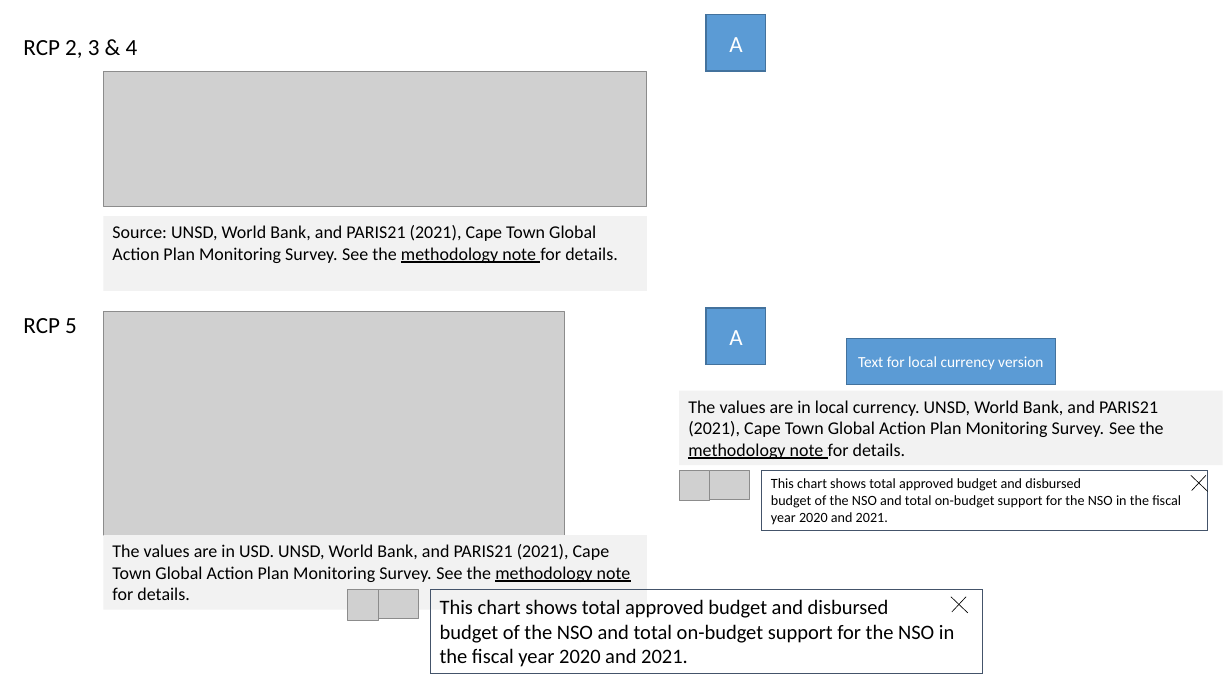
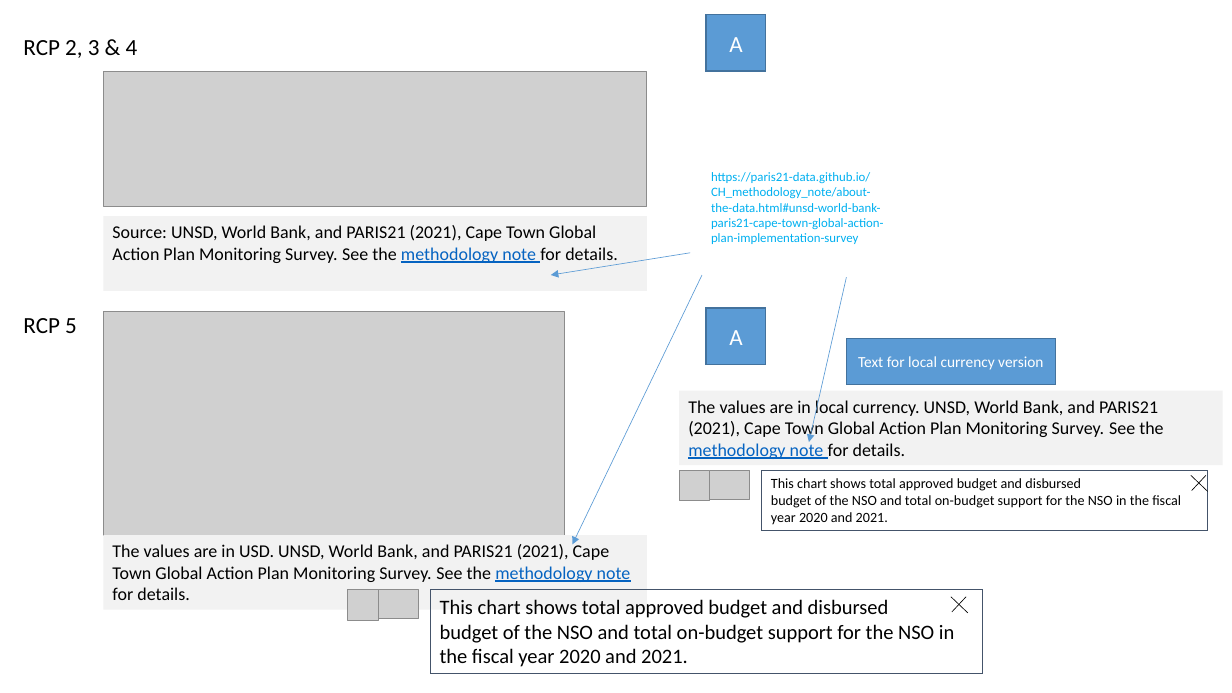
Before and after one commit to tian-y/Norway_factsheet, a slide deck: slide 15 of ChartExplainerAndUnitandSource_links.pptx. Drawn at 1232x693 pixels with LibreOffice and Linux fonts; fonts in the diff are those of the drawing; grey boxes stand for pictures. Boxes give left, top, right and bottom in pixels: in the first picture for what was removed or moved away, otherwise in the second. Text is boxed around its words. In the diff, an @@ line names an element or a change of style, - is before the commit and + after.

```diff
--- a/ChartExplainerAndUnitandSource_links.pptx
+++ b/ChartExplainerAndUnitandSource_links.pptx
@@ text added at [711, 172, 884, 244], 10 pt, text #00B0F0 @@
+https://paris21-data.github.io/CH_methodology_note/about-the-data.html#unsd-world-bank-paris21-cape-town-global-action-plan-implementation-survey
@@ arrow added from (690, 253) to (551, 275), #5B9BD5 0.5 pt @@
@@ arrow added from (702, 275) to (572, 544), #5B9BD5 0.5 pt @@
@@ arrow added from (847, 277) to (809, 442), #5B9BD5 0.5 pt @@
@@ text colour #000000 to #0563C1 in "methodology note" in 3 elements at [104, 535, 647, 610], [104, 216, 647, 291], [679, 391, 1223, 466] @@
```
Also in this commit, not shown: 26 other slides changed, 6 other files.
